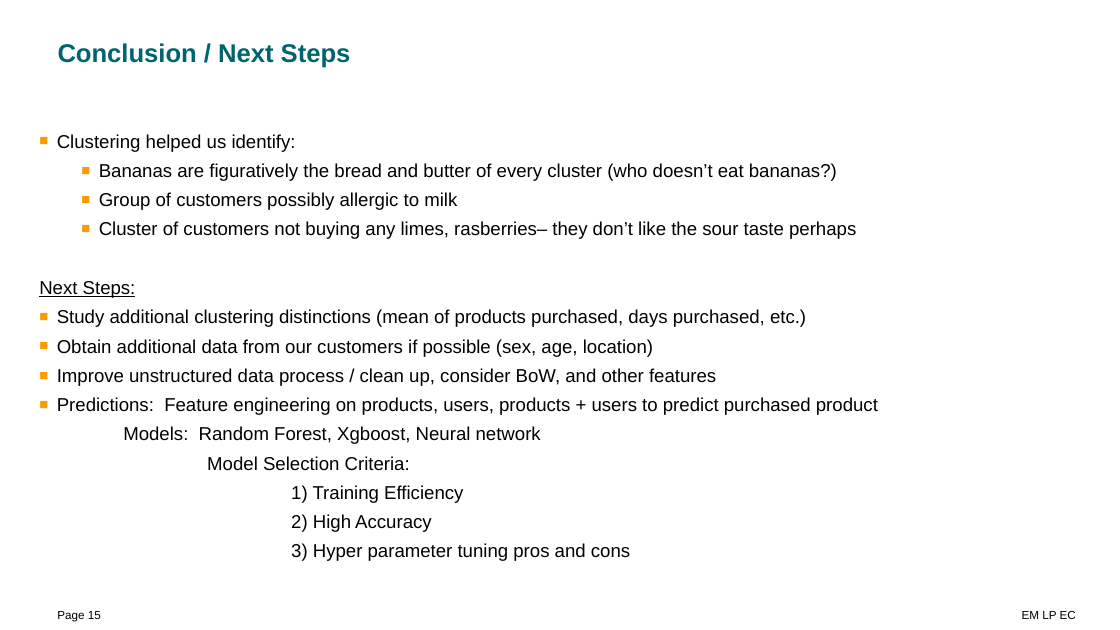
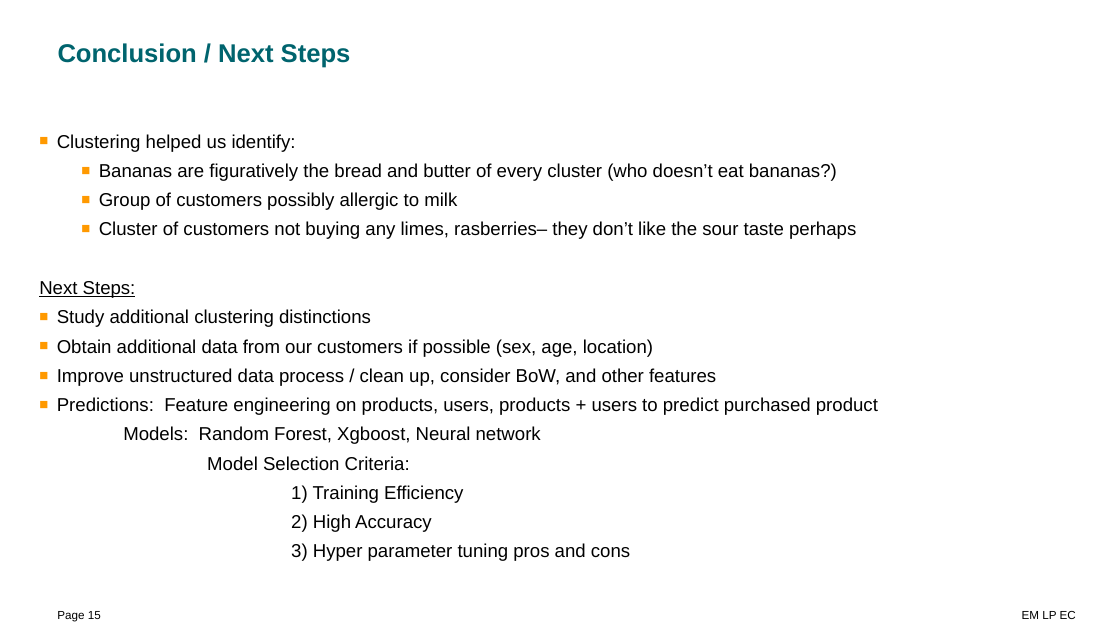
Before and after one commit to addiwei/Cap, a slide deck: slide 15 of InstaCart Customer Insights.pptx. Drawn at 1120x630 pixels with LibreOffice and Linux fonts; fonts in the diff are those of the drawing. Boxes give left, top, right and bottom in pixels: in the first picture for what was removed or moved away, otherwise in the second. Text is boxed around its words. In the diff, an @@ line names an element or a change of style, - is before the commit and + after.

```diff
--- a/InstaCart Customer Insights.pptx
+++ b/InstaCart Customer Insights.pptx
@@ text at (57, 309, 371, 327): text changed @@
-■ Study additional clustering distinctions (mean of products purchased, days purchased, etc.)
+■ Study additional clustering distinctions
```
Also in this commit, not shown: 1 other slide changed.
